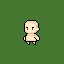
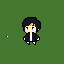
Two versions of the same layered image (64 x 64). Layer-by-layer changes:
showed group "Hair" (1 layers) over [7, 17, 41, 37]
painted on "Hair_Sample1" over [7, 17, 40, 37]
showed group "Mustache" (1 layers) over [24, 29, 37, 34]
added layer "ClothSet" in group "[Edit] Items" over [24, 32, 39, 44]
showed group "FootSet" (1 layers) over [6, 35, 36, 44]
painted on "Foot_Sample1" over [6, 35, 35, 44]